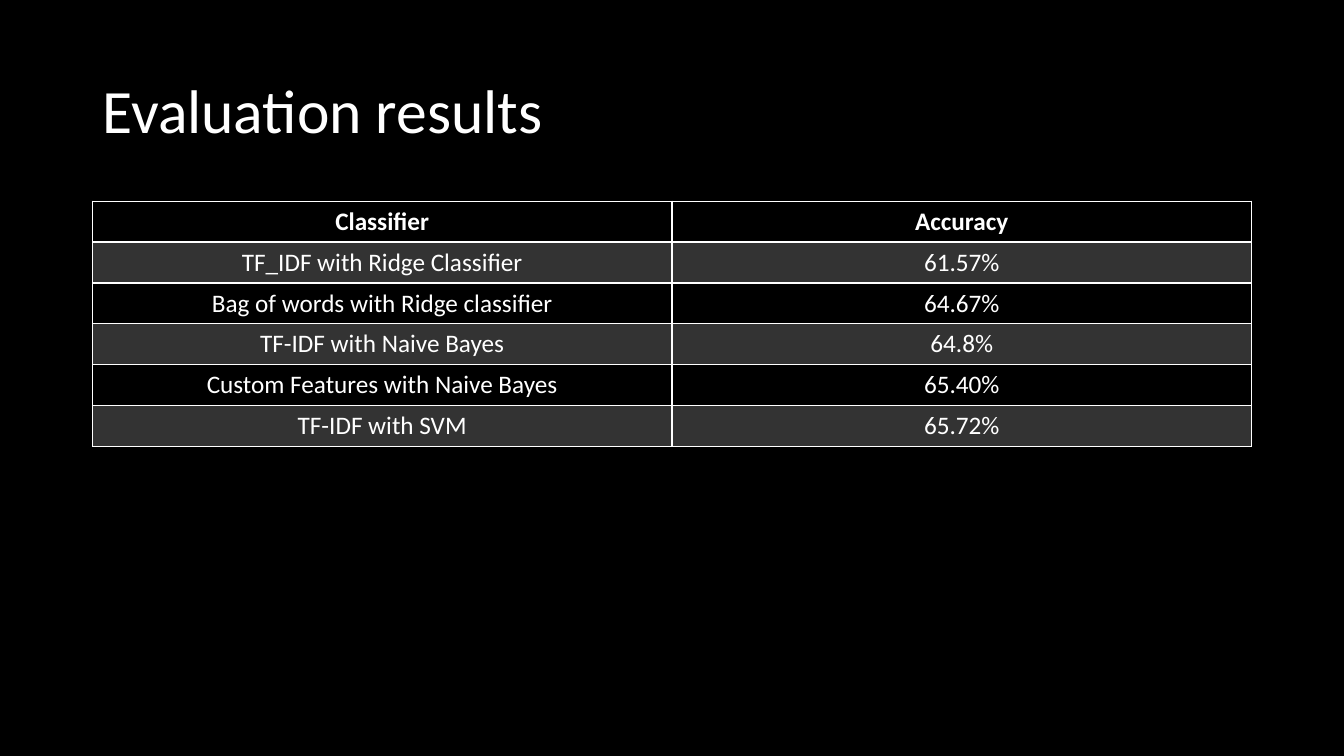
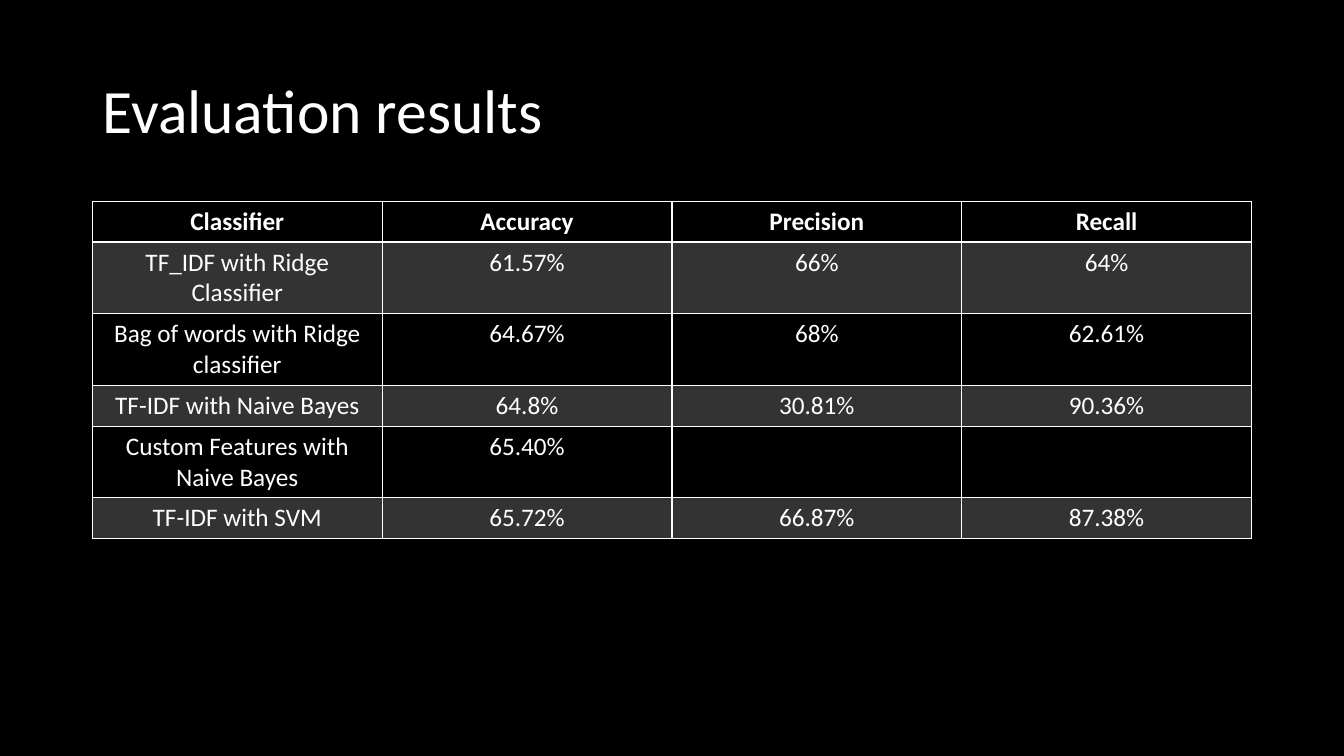
Before and after one commit to ODDdaaaaai/nlp, a slide deck: slide 14 of resources/report/FinalProject.pptx (slide 12 before the commit). Drawn at 1344x756 pixels with LibreOffice and Linux fonts; fonts in the diff are those of the drawing. Boxes give left, top, right and bottom in pixels: in the first picture for what was removed or moved away, otherwise in the second. Text is boxed around its words. In the diff, an @@ line names an element or a change of style, - is before the commit and + after.

```diff
--- a/resources/report/FinalProject.pptx
+++ b/resources/report/FinalProject.pptx
@@ table at [93,202,1254,536] @@
+column 3: Precision | 66% | 68% | 30.81% |  | 66.87%
+column 4: Recall | 64% | 62.61% | 90.36% |  | 87.38%
```
Also in this commit, not shown: 2 slides added, 6 other files.
